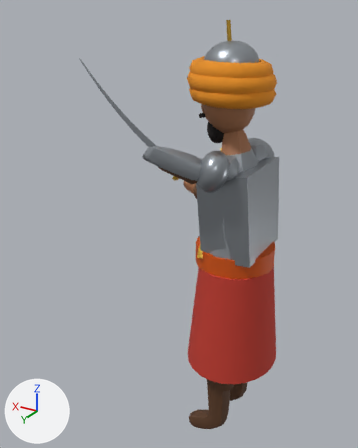
Renders of the glTF model models/era1/hind_otliq.glb from each side of a commit.
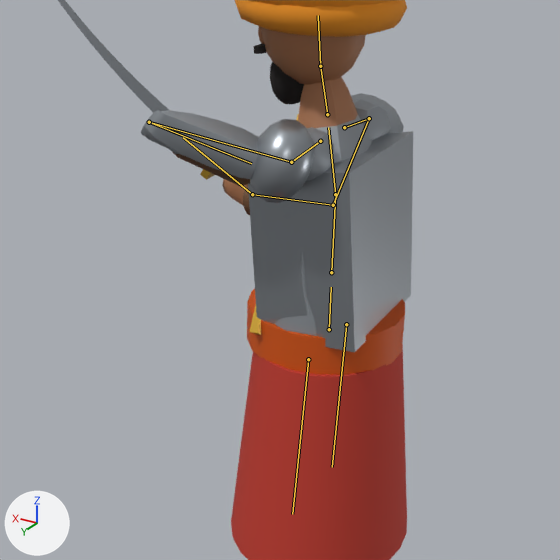
Old and new are each drawn whole from a 50 mm lens placed at (-0.828, 1.832, 1.927), pointed at (0.317, -0.077, 0.973) and again close up on the part from 20% to 99% of the width and 20% to 83% of the height. Arrows for +X, +Y and +Z are at lower left; the lights stay in place. The first two pictures are the older version. Both versions are drawn at frame 24 of the action 'Block'; the numbers are the values there. The bones that change, and the others that lie on the model, are drawn over the model as lines in the close-ups.

Objects in the first close-up: 'Body', 'Sword'.
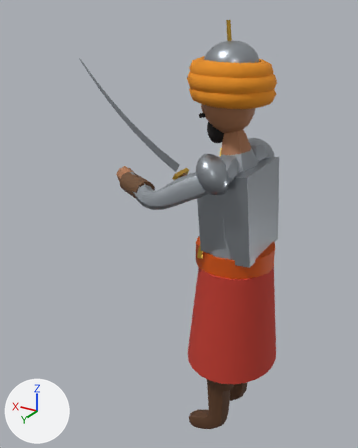
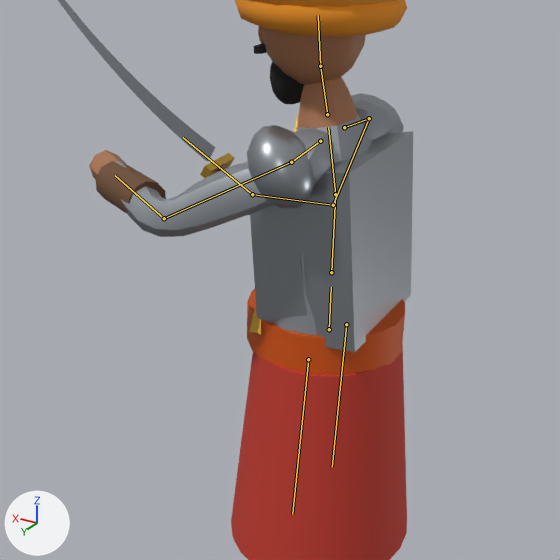
What differs and where, as boxes [x1, y1, x2, y2] in the close-ups (560 x 560 px):
```json
{"object": "Body", "change": "posed", "before": [141, 0, 413, 560], "after": [89, 0, 413, 560]}
{"bone": "UpperArm.L", "before": "(291, 162) to (149, 122)", "after": "(291, 162) to (164, 218)"}
{"bone": "ForeArm.L", "before": "(149, 122) to (251, 163)", "after": "(164, 218) to (115, 175)"}
```

Scene script edits in JSON lines:
```json
{"block": "bone_upperarm_l", "where": "bone_upperarm_l = bpy.data.objects['Rig'].pose.bones['UpperArm.L']  # child of 'Shoulder.L'"}
{"op": "set", "path": "bone_upperarm_l.rotation_quaternion", "old": "(0.527, 0.103, -0.276, -0.797)", "new": "(0.829, 0.087, -0.135, -0.535)", "note": "degrees (34, -7, -115) -> degrees (17, -7, -67)"}
{"block": "bone_forearm_l", "where": "bone_forearm_l = bpy.data.objects['Rig'].pose.bones['ForeArm.L']  # child of 'UpperArm.L'"}
{"op": "set", "path": "bone_forearm_l.rotation_quaternion", "old": "(0.139, -0.825, 0.177, -0.518)", "new": "(0.807, -0.193, 0.387, -0.402)", "note": "degrees (-136, -54, -47) -> degrees (-45, 28, -65)"}
```
